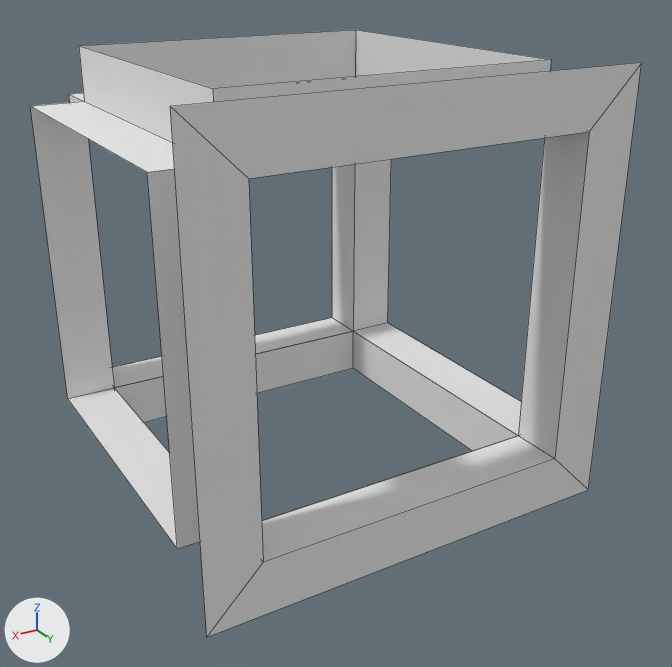
A saved change to the Blender file voxel/ScaffoldStructure/Scene.blend.
Rendered twice from a 50 mm lens placed at (1.014, 1.837, 0.737), pointed at (-0.035, 0.089, -0.137). The lights are fixed; the arrows at lower left show +X, +Y and +Z. Mesh edges are drawn as thin lines.

Before the edit, the objects in view are built like this:
```python
me_center = bpy.data.meshes.new('Center')
me_center.from_pydata(...)  # 48 vertices, 24 faces; spans x -0.5..0.5, y -0.5..0.5, z -0.5..0.5
me_center.materials.append(mat_material)  # its picture is missing
me_side = bpy.data.meshes.new('Side')
me_side.from_pydata([(0.5, 0.5, -0.5), (-0.5, 0.5, -0.5), (-0.5, 0.5, 0.5), (0.5, 0.5, 0.5), (0.375, 0.5, 0.375), (-0.375, 0.5, 0.375), (-0.375, 0.5, -0.375), (0.375, 0.5, -0.375)], [], [(4, 3, 0, 7), (7, 0, 1, 6), (6, 1, 2, 5), (5, 2, 3, 4)])
me_side.materials.append(mat_material)  # its picture is missing
ob_center = bpy.data.objects.new('Center', me_center)
ob_center.location = (0.0, 0.0, 0.0)
ob_side = bpy.data.objects.new('Side', me_side)
ob_side.location = (0.0, 0.0, 0.0)
```
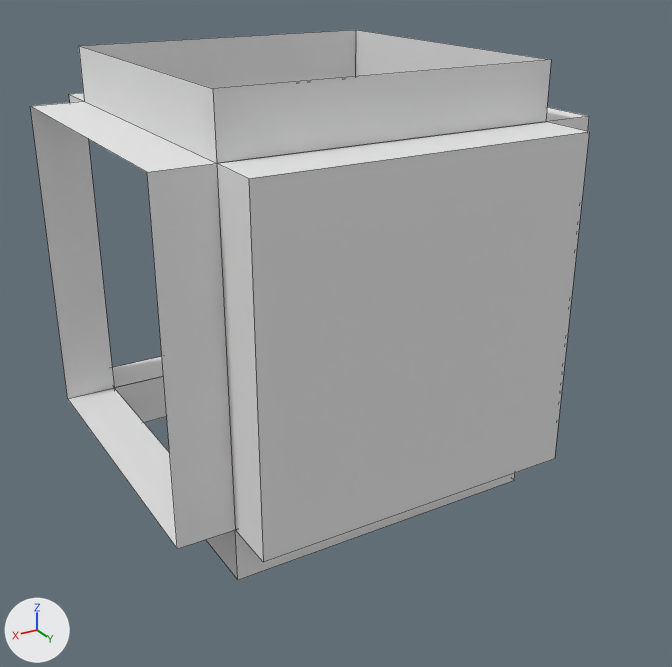
What changed in the scene script:
```text
Add me_plate:
    me_plate.from_pydata([(0.375, 0.5, 0.375), (-0.375, 0.5, 0.375), (-0.375, 0.5, -0.375), (0.375, 0.5, -0.375), (-0.375, 0.375, 0.375), (0.375, 0.375, 0.375), (0.375, 0.375, -0.375), (-0.375, 0.375, -0.375)], [], [(0, 3, 2, 1), (4, 7, 6, 5)])
    me_plate.materials.append(mat_material)  # its picture is missing
Change ob_side:
    add ob_side.hide_viewport = True
Add ob_plate:
    ob_plate = bpy.data.objects.new('Plate', me_plate)
    ob_plate.location = (0.0, 0.0, 0.0)
```

Changed parts and their boxes [x1, y1, x2, y2] in the pictures (672 x 667 px):
'Plate', added
    after: [249, 132, 589, 562]
'Side', hidden
    before: [170, 62, 642, 637]
